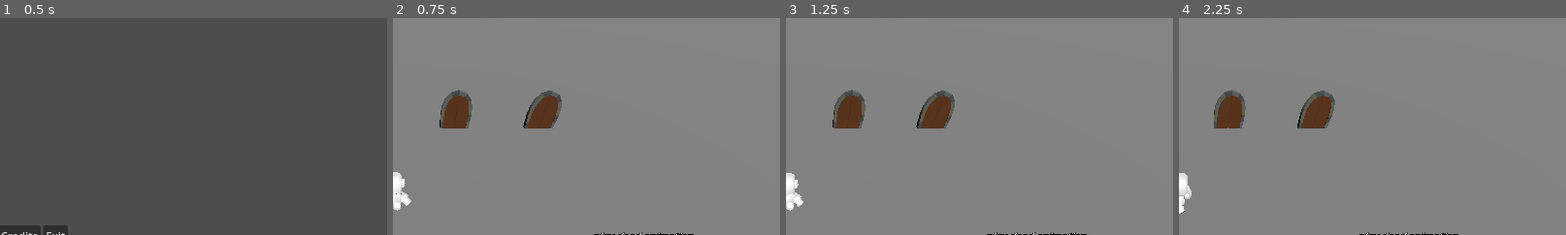
Above: before the commit, frames 1-4 (left to right).
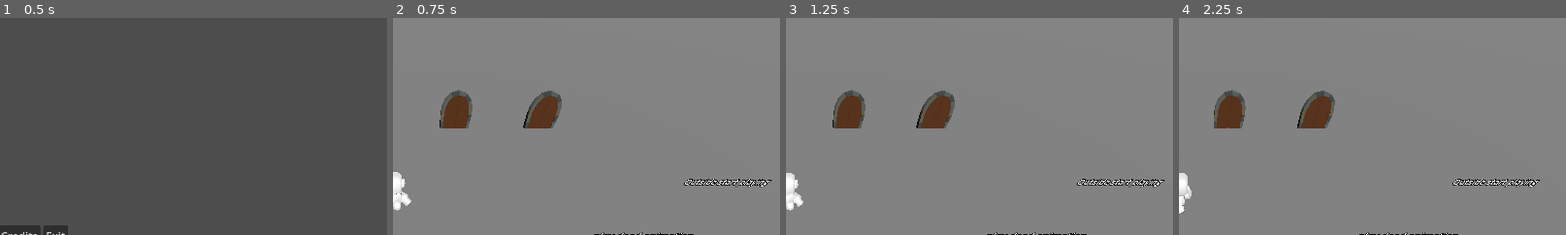
Above: after the commit, the same moments.

Repository: vavrajosef/bgjam-2024
Game: Godot game, scene res://scenes/menu.tscn
The game is run twice, just before and just after one commit, with the same random seed, the same clock (stepped at 60 frames per second) and the same inputs.
Inputs (mouse positions are % of the whole screen's width and height, from its top left):
- Up to frame 1 (0.5 s): no input
- Up to frame 2 (0.75 s): click "Start Game" at 0.5 s
- Up to frame 3 (1.25 s): no input
- Up to frame 4 (2.25 s): tap Enter (ui_accept) at 1.25, 1.52 s; move the mouse to (72, 45) at 1.27 s; tap A (a) at 1.35 s; tap D (d) at 1.55, 2.1 s; move the mouse to (30, 55) at 2.02 s
The pictures show only the part of the screen within x 50-100%, y 0-50%; the shares and areas given below are measured in that part.

Frame 1 is identical in both runs. In frame 2, 0.6% of the frame differs, in the area x 74-98%, y 74-79%; in frame 3, 0.6%; in frame 4, 0.6%, in the area x 70-94%, y 74-79%.

Commit message:
area play/stop sound added

Diff:
--- /dev/null
+++ b/game/ChangeSoundArea.gd
@@ -0,0 +1,13 @@
+extends Area3D
+
+@export var soundId := 0
+@export var isTurnOn := true
+@export var forceOnly := false
+
+
+func _on_body_entered(body):
+	if body is Player:
+		if isTurnOn:
+			SoundPlayer.start_playing(soundId, forceOnly)
+		else:
+			SoundPlayer.stop_playing(soundId)
--- a/game/project.godot
+++ b/game/project.godot
@@ -13,6 +13,10 @@
 config/name="Game"
 run/main_scene="res://scenes/menu.tscn"
 config/features=PackedStringArray("4.2", "GL Compatibility")
+
+[autoload]
+
+SoundPlayer="*res://scenes/sound_player.tscn"
 
 [input]
 
--- /dev/null
+++ b/game/scenes/change_sound_area.tscn
@@ -0,0 +1,13 @@
+[gd_scene load_steps=3 format=3 uid="uid://duoni6ssi6ooc"]
+
+[ext_resource type="Script" path="res://ChangeSoundArea.gd" id="1_l6stu"]
+
+[sub_resource type="BoxShape3D" id="BoxShape3D_0wpr2"]
+
+[node name="ChangeSoundArea" type="Area3D"]
+script = ExtResource("1_l6stu")
+
+[node name="CollisionShape3D" type="CollisionShape3D" parent="."]
+shape = SubResource("BoxShape3D_0wpr2")
+
+[connection signal="body_entered" from="." to="." method="_on_body_entered"]
--- a/game/scenes/door.tscn
+++ b/game/scenes/door.tscn
@@ -1,9 +1,9 @@
 [gd_scene load_steps=22 format=3 uid="uid://p6wnubxxna6d"]
 
 [ext_resource type="Script" path="res://Door_animated.gd" id="1_prd0i"]
-[ext_resource type="AudioStream" uid="uid://dlsu3h17mq2ks" path="res://sounds_and_music/sfx/SFX/door_open.wav" id="2_8euxp"]
-[ext_resource type="AudioStream" uid="uid://dolivualx7dai" path="res://sounds_and_music/sfx/SFX/door_locked.wav" id="3_jg51r"]
-[ext_resource type="AudioStream" uid="uid://cfp7j86ff3hh2" path="res://sounds_and_music/sfx/SFX/door_unlock.wav" id="4_08hi5"]
+[ext_resource type="AudioStream" uid="uid://cqahuuba8guv4" path="res://sounds_and_music/door_open.wav" id="2_8euxp"]
+[ext_resource type="AudioStream" uid="uid://ddkjya034nbfv" path="res://sounds_and_music/door_locked.wav" id="3_jg51r"]
+[ext_resource type="AudioStream" uid="uid://kdl38upalf52" path="res://sounds_and_music/door_unlock.wav" id="4_08hi5"]
 
 [sub_resource type="StandardMaterial3D" id="StandardMaterial3D_c3omy"]
 resource_name = "Wood"
--- a/game/scenes/game.tscn
+++ b/game/scenes/game.tscn
@@ -9,6 +9,7 @@
 [ext_resource type="PackedScene" uid="uid://dim2ydsx62n1c" path="res://scenes/key_12.tscn" id="8_f0x7b"]
 [ext_resource type="PackedScene" uid="uid://dsfui8m2rtibb" path="res://scenes/player_animation_trigger_zone.tscn" id="8_hcmul"]
 [ext_resource type="PackedScene" uid="uid://68xmdr0gepe7" path="res://scenes/tower_12.tscn" id="9_17gec"]
+[ext_resource type="PackedScene" uid="uid://duoni6ssi6ooc" path="res://scenes/change_sound_area.tscn" id="10_cu2ap"]
 
 [sub_resource type="Environment" id="Environment_6nrvr"]
 
@@ -85,6 +86,24 @@
 transform = Transform3D(1, 0, 0, 0, 1, 0, 0, 0, 1, 4.14687, 2.38419e-07, -3.2749)
 is_key_required = false
 
+[node name="ChangeSoundArea" parent="." instance=ExtResource("10_cu2ap")]
+transform = Transform3D(1, 0, 0, 0, 1, 0, 0, 0, 1, 6.56315, 9.53674e-07, -0.249258)
+soundId = 1
+
+[node name="Label3D" type="Label3D" parent="ChangeSoundArea"]
+transform = Transform3D(1, 0, 0, 0, 1, 0, 0, 0, 1, 0, 0.299764, 0)
+text = "Outside start playing"
+
+[node name="ChangeSoundArea2" parent="." instance=ExtResource("10_cu2ap")]
+transform = Transform3D(1, 0, 0, 0, 1, 0, 0, 0, 1, 9.36667, -4.76837e-07, -0.403217)
+soundId = 1
+isTurnOn = false
+
+[node name="Label3D" type="Label3D" parent="ChangeSoundArea2"]
+transform = Transform3D(1, 0, 0, 0, 1, 0, 0, 0, 1, 0, 0.24097, 0)
+text = "Stop playing
+"
+
 [connection signal="char_active" from="." to="Cam" method="_on_game_char_active"]
 [connection signal="char_inactive" from="." to="Cam" method="_on_game_char_inactive"]
 [connection signal="player_entered" from="Finish" to="." method="_on_finish_player_entered"]
--- a/game/scenes/game_finished.gd
+++ b/game/scenes/game_finished.gd
@@ -3,7 +3,7 @@
 
 # Called when the node enters the scene tree for the first time.
 func _ready():
-	pass # Replace with function body.
+	SoundPlayer.start_playing(SoundPlayer.MUSIC, true)
 
 
 # Called every frame. 'delta' is the elapsed time since the previous frame.
--- a/game/scenes/menu.gd
+++ b/game/scenes/menu.gd
@@ -1,15 +1,10 @@
 extends Control
 
-@onready var audio := %AudioPlayer
 
 # Called when the node enters the scene tree for the first time.
 func _ready():
-	audio.start_playing()
-
-
-# Called every frame. 'delta' is the elapsed time since the previous frame.
-func _process(delta):
-	pass
+	print(SoundPlayer.MUSIC)
+	SoundPlayer.start_playing(SoundPlayer.MUSIC, false)
 
 
 func _on_exit_pressed():
@@ -17,6 +12,7 @@
 
 
 func _on_start_pressed():
+	SoundPlayer.stop_playing(SoundPlayer.MUSIC)
 	get_tree().change_scene_to_file("res://scenes/game.tscn")
 
 
--- a/game/scenes/menu.tscn
+++ b/game/scenes/menu.tscn
@@ -1,7 +1,6 @@
-[gd_scene load_steps=3 format=3 uid="uid://bm05tkqr4oop0"]
+[gd_scene load_steps=2 format=3 uid="uid://bm05tkqr4oop0"]
 
 [ext_resource type="Script" path="res://scenes/menu.gd" id="1_wt3k8"]
-[ext_resource type="PackedScene" uid="uid://crriu3bd6dm54" path="res://scenes/audio_player.tscn" id="2_lrr6x"]
 
 [node name="Menu" type="Control"]
 layout_mode = 3
@@ -45,9 +44,6 @@
 text = "Exit
 "
 
-[node name="AudioPlayer" parent="." instance=ExtResource("2_lrr6x")]
-unique_name_in_owner = true
-
 [connection signal="pressed" from="VBoxContainer/HBoxContainer/Start" to="." method="_on_start_pressed"]
 [connection signal="pressed" from="VBoxContainer/HBoxContainer/Credits" to="." method="_on_credits_pressed"]
 [connection signal="pressed" from="VBoxContainer/HBoxContainer/Exit" to="." method="_on_exit_pressed"]
--- /dev/null
+++ b/game/scenes/sound_player.gd
@@ -0,0 +1,30 @@
+extends Node3D
+
+const MUSIC = 0
+const OUTSIDE = 1
+const CAVE = 2
+const DEEPCAVE = 3
+
+@onready var music := $music
+@onready var outside := $outside
+@onready var deepcave := $deepcave
+@onready var cave := $cave
+
+@onready var soundArray := [music, outside, deepcave, cave]
+
+func start_playing(id: int, only: bool):
+	if only:
+		for soundId in range(soundArray.size()):
+			var currentSound : AudioStreamPlayer = soundArray[soundId]
+			if currentSound.playing and soundId != id:
+				currentSound.stop()
+	var currentSound : AudioStreamPlayer = soundArray[id]
+	if not currentSound.playing:
+		currentSound.play()
+
+
+
+func stop_playing(id: int):
+	var idSound : AudioStreamPlayer = soundArray[id]
+	if idSound.playing:
+		idSound.stop()
--- /dev/null
+++ b/game/scenes/sound_player.tscn
@@ -0,0 +1,22 @@
+[gd_scene load_steps=6 format=3 uid="uid://48cojh3jtlgp"]
+
+[ext_resource type="Script" path="res://scenes/sound_player.gd" id="1_lsafb"]
+[ext_resource type="AudioStream" uid="uid://biwrnkwqjxp68" path="res://sounds_and_music/Mystic Mountain test.mp3" id="2_klmxi"]
+[ext_resource type="AudioStream" uid="uid://c5b8ap7m3w4n4" path="res://sounds_and_music/ambience_outside.wav" id="3_ki3k0"]
+[ext_resource type="AudioStream" uid="uid://x36k6lvh0bmq" path="res://sounds_and_music/ambience_deepcave.wav" id="4_a51m3"]
+[ext_resource type="AudioStream" uid="uid://cadxtygy27nmg" path="res://sounds_and_music/ambience_cave.wav" id="5_iuh0n"]
+
+[node name="SoundPlayer" type="Node3D"]
+script = ExtResource("1_lsafb")
+
+[node name="music" type="AudioStreamPlayer" parent="."]
+stream = ExtResource("2_klmxi")
+
+[node name="outside" type="AudioStreamPlayer" parent="."]
+stream = ExtResource("3_ki3k0")
+
+[node name="deepcave" type="AudioStreamPlayer" parent="."]
+stream = ExtResource("4_a51m3")
+
+[node name="cave" type="AudioStreamPlayer" parent="."]
+stream = ExtResource("5_iuh0n")
Not shown: 1 places in game/scenes/game.tscn that only renumber resources
Not shown, added: game/sounds_and_music/Footsteps/Grass/footstep_jump_grass.wav.import
Not shown, added: game/sounds_and_music/Footsteps/Grass/footstep_landing_grass.wav.import
Not shown, added: game/sounds_and_music/Footsteps/Grass/footstep_run_grass_A1.wav.import
Not shown, added: game/sounds_and_music/Footsteps/Grass/footstep_run_grass_A2.wav.import
Not shown, added: game/sounds_and_music/Footsteps/Grass/footstep_run_grass_A3.wav.import
Not shown, added: game/sounds_and_music/Footsteps/Grass/footstep_run_grass_A4.wav.import
Not shown, added: game/sounds_and_music/Footsteps/Grass/footstep_run_grass_B1.wav.import
Not shown, added: game/sounds_and_music/Footsteps/Grass/footstep_run_grass_B2.wav.import
Not shown, added: game/sounds_and_music/Footsteps/Grass/footstep_run_grass_B3.wav.import
Not shown, added: game/sounds_and_music/Footsteps/Grass/footstep_run_grass_B4.wav.import
Not shown, added: game/sounds_and_music/Footsteps/Grass/footstep_walk_grass_A1.wav.import
(and 236 more such lines)
